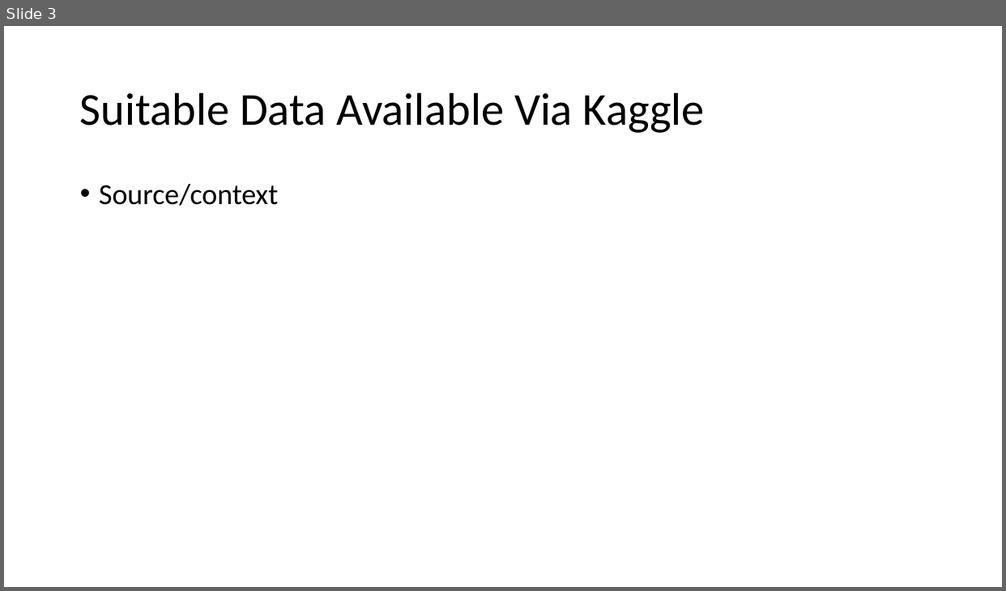
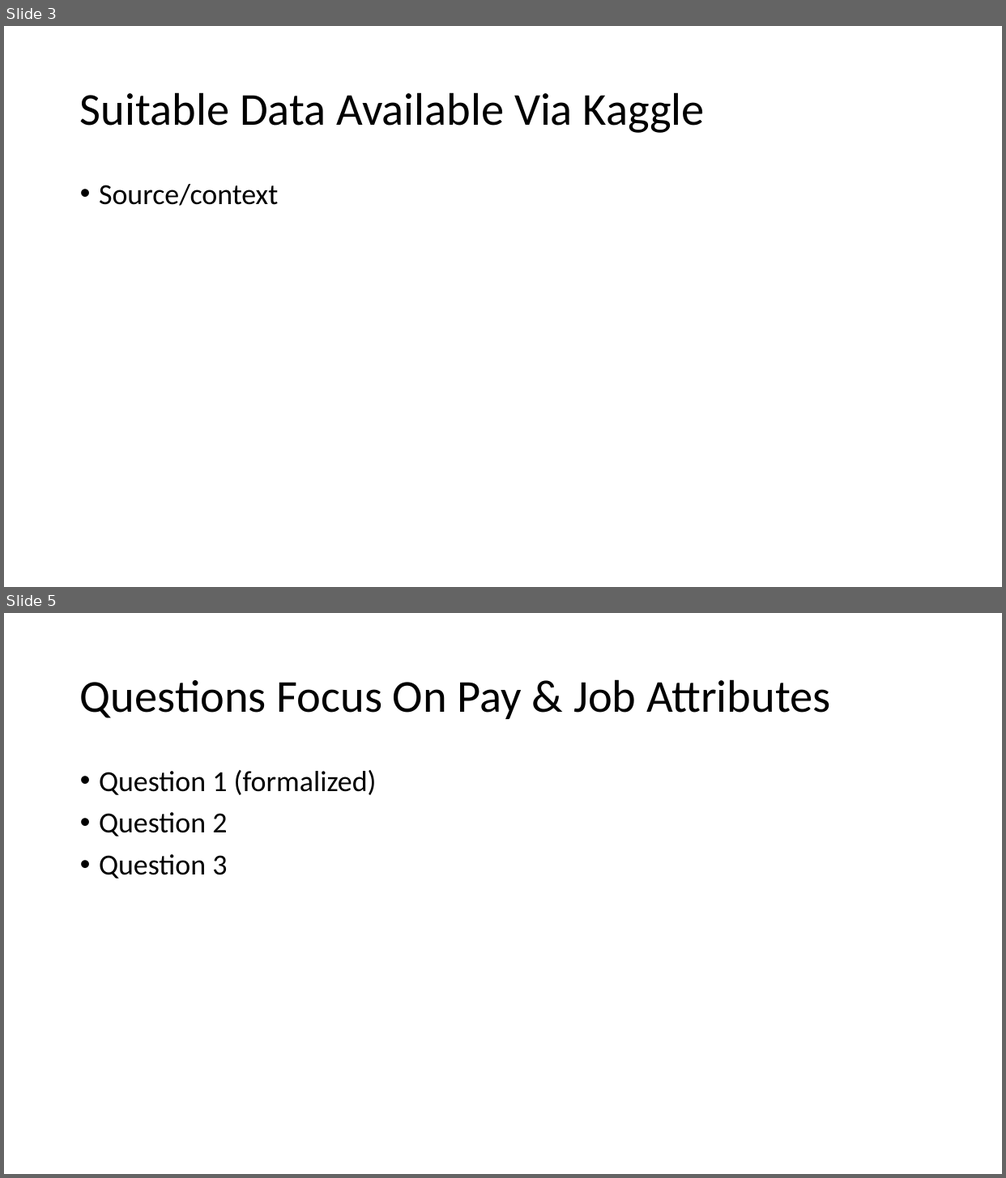
Before and after one commit to MatthewCodes/557_Final_Project, a slide deck: Presentation/Final Presentation.pptx. Shown one above the other, each under a label of ours: slide 3 before the commit, slides 3 and 5 after it; the slides between them are not shown. The pictures are 1006x591 and 1006x1178 pixels, drawn with LibreOffice and Linux fonts; fonts in the diff are those of the drawing. Boxes give left, top, right and bottom in pixels: in the first picture for what was removed or moved away, otherwise in the second. Text is boxed around its words. In the diff, an @@ line names an element or a change of style, - is before the commit and + after.

```diff
--- a/Presentation/Final Presentation.pptx
+++ b/Presentation/Final Presentation.pptx
@@ slide 5 added at box(4, 613, 1002, 1174), background #FFFFFF @@
@@ title added at box(80, 679, 830, 719), 44 pt, text #000000 @@
+Questions Focus On Pay & Job Attributes
@@ text added at box(99, 770, 377, 879), 28 pt, text #000000 @@
+• Question 1 (formalized)
+• Question 2
+• Question 3
```
Also in this commit, not shown: 2 slides changed, 7 other slides added.
